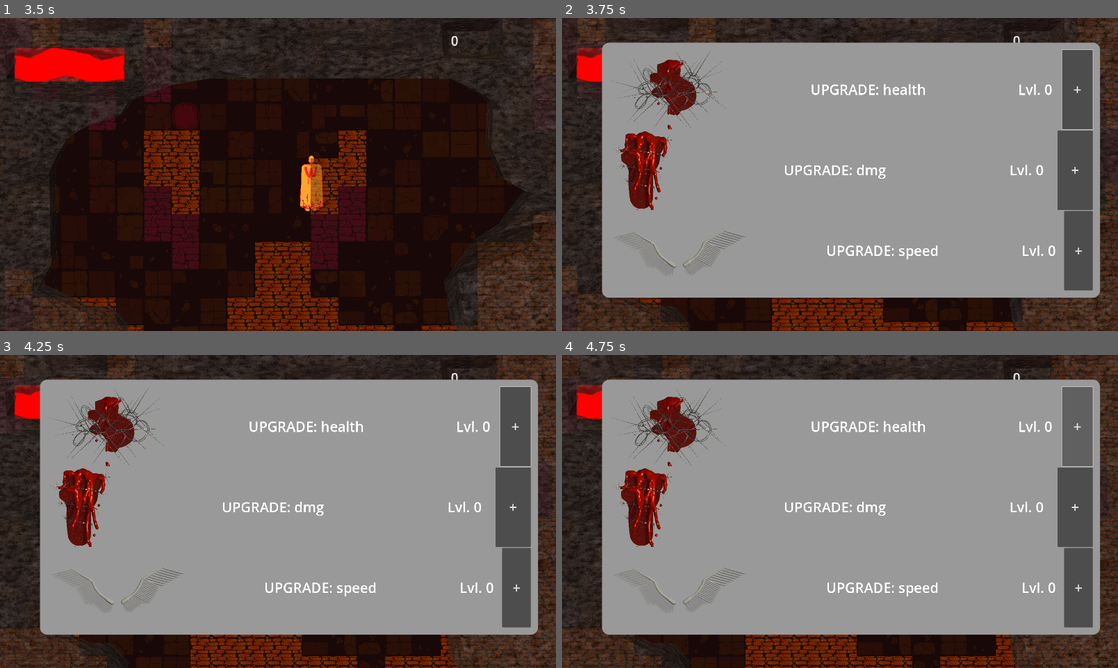
Above: before the commit, frames 1-4 (two rows, left to right).
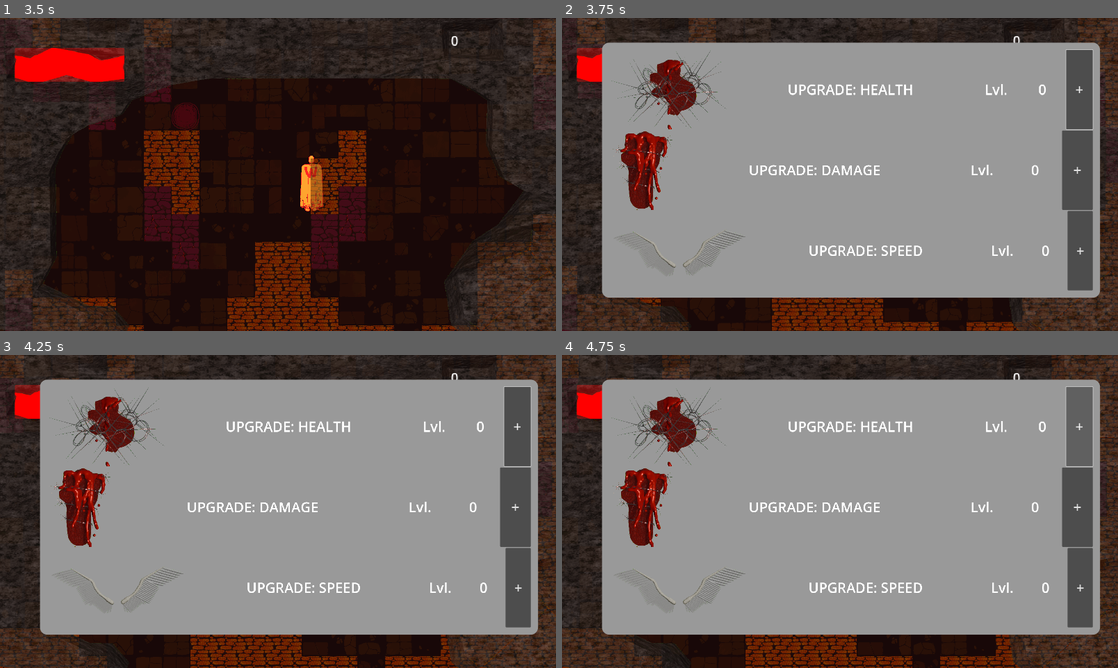
Above: after the commit, the same moments.

Repository: jible/capstone
Game: Godot game, scene res://scenes/testScenes/main_menu.tscn
Two runs of this game, one before a commit and one after it. Both use one fixed random seed, a clock stepped at 60 frames per second and the inputs below. The engine's default icon, where the game draws it, is replaced by a stand-in: a white triangle on a blue panel in a dark square.
Inputs (mouse positions are in pixels of both pictures, inside the frame that each line leads up to):
- Up to frame 1 (3.5 s): click (278, 252) at 0.5 s; move the mouse to (400, 158) at 1.27 s; hold Right (right) 1.28-2.03 s; hold Space (attack) 1.28-2.03 s; move the mouse to (166, 190) at 2.02 s; hold Down (down) 2.03-2.78 s; tap Space (attack) at 2.1 s; move the mouse to (333, 105) at 2.77 s; hold Right (right) from 2.78 s (still down); hold Space (attack) from 2.78 s (still down)
- Up to frame 2 (3.75 s): move the mouse to (812, 237) at 3.52 s; release Right (right) at 3.53 s; release Space (attack) at 3.53 s; hold Tab (OpenUpgrades) from 3.53 s (still down); tap Space (attack) at 3.6 s
- Up to frame 3 (4.25 s): keep holding Tab (OpenUpgrades)
- Up to frame 4 (4.75 s): release Tab (OpenUpgrades) at 4.25 s; click "+" at 4.25 s

Frame 1 is identical in both runs. In frame 2, 2.3% of the frame differs, in the area x 33-94%, y 10-88%; in frame 3, 2.3%; in frame 4, 2.3%.

Commit message:
sort of refactor to enums

Diff:
--- a/scenes/prefabs/ui_elements/stat_upgrade.tscn
+++ b/scenes/prefabs/ui_elements/stat_upgrade.tscn
@@ -19,12 +19,21 @@
 horizontal_alignment = 1
 vertical_alignment = 1
 
+[node name="LevelText" type="Label" parent="."]
+layout_mode = 2
+size_flags_horizontal = 3
+size_flags_stretch_ratio = 3.69
+theme_override_font_sizes/font_size = 48
+text = "Lvl.
+"
+horizontal_alignment = 1
+
 [node name="UpgradeLevelLabel" type="Label" parent="."]
 layout_mode = 2
 size_flags_horizontal = 3
 size_flags_stretch_ratio = 3.69
 theme_override_font_sizes/font_size = 48
-text = "Lvl. 0"
+text = "0"
 horizontal_alignment = 1
 
 [node name="Button" type="Button" parent="."]
--- a/scenes/prefabs/ui_elements/stat_upgrade_ui.tscn
+++ b/scenes/prefabs/ui_elements/stat_upgrade_ui.tscn
@@ -55,17 +55,19 @@
 
 [node name="StatUpgrade" parent="MarginContainer/Panel/MarginContainer/VBoxContainer" instance=ExtResource("1_ekqrg")]
 layout_mode = 2
-stat_name = "health"
+stat_text = "HEALTH"
 upgrade_icon = ExtResource("3_klydc")
 
 [node name="StatUpgrade2" parent="MarginContainer/Panel/MarginContainer/VBoxContainer" instance=ExtResource("1_ekqrg")]
 layout_mode = 2
-stat_name = "dmg"
+stat_text = "DAMAGE"
+stat = 2
 upgrade_icon = ExtResource("4_0piuq")
 
 [node name="StatUpgrade3" parent="MarginContainer/Panel/MarginContainer/VBoxContainer" instance=ExtResource("1_ekqrg")]
 layout_mode = 2
-stat_name = "speed"
+stat_text = "SPEED"
+stat = 1
 upgrade_icon = ExtResource("5_wylq6")
 
 [node name="AudioStreamPlayer" type="AudioStreamPlayer" parent="."]
--- a/scripts/characters/health_manager.gd
+++ b/scripts/characters/health_manager.gd
@@ -20,4 +20,4 @@
 
 func increase_max_health(increase):
 	max_health = starting_health + increase
-	health = min(max_health, health + UpgradeManager.get_stat_growth(UpgradeManager.HEALTH))
+	health = min(max_health, health + UpgradeManager.get_stat_growth(UpgradeManager.STATS.HP))
--- a/scripts/characters/player/player.gd
+++ b/scripts/characters/player/player.gd
@@ -32,17 +32,14 @@
 	SignalBus.update_HUD.emit()
 
 func update_health():
-	print("health")
-	health_manager.increase_max_health(UpgradeManager.get_stat(UpgradeManager.HEALTH))
+	health_manager.increase_max_health(UpgradeManager.get_stat(UpgradeManager.STATS.HP))
 
 func update_speed():
-	print("speed")
-	mobility_manager.increase_max_speed_mult(UpgradeManager.get_stat(UpgradeManager.SPEED))
-	mobility_manager.increase_max_accel_mult(UpgradeManager.get_stat(UpgradeManager.SPEED))
+	mobility_manager.increase_max_speed_mult(UpgradeManager.get_stat(UpgradeManager.STATS.SPD))
+	mobility_manager.increase_max_accel_mult(UpgradeManager.get_stat(UpgradeManager.STATS.SPD))
 
 func update_dmg():
-	print("dmg")
-	hitbox.increase_damage(UpgradeManager.get_stat(UpgradeManager.DMG))
+	hitbox.increase_damage(UpgradeManager.get_stat(UpgradeManager.STATS.DMG))
 
 
 func _on_wall_collision_area_body_entered(body):
--- a/scripts/for_scenes/stat_upgrade.gd
+++ b/scripts/for_scenes/stat_upgrade.gd
@@ -1,6 +1,7 @@
 extends HBoxContainer
 
-@export var stat_name: String
+@export var stat_text: String
+@export var stat: UpgradeManager.STATS
 @export var upgrade_icon : CompressedTexture2D
 @onready var upgrade_level_label = $"UpgradeLevelLabel"
 
@@ -8,13 +9,13 @@
 func _ready() -> void:
 	$TextureRect.texture = upgrade_icon
 	var label: Label = $"StatNameLabel"
-	label.text = "UPGRADE: " + stat_name
+	label.text = "UPGRADE: " + stat_text
 	SignalBus.update_HUD.connect(update_level_label)
 
 #this function runs when the upgrade button is pressed
 func _on_stat_increased() -> void:
-	SignalBus.upgrade_stat_button_pressed.emit(stat_name)
+	SignalBus.upgrade_stat_button_pressed.emit(stat)
 
 #this function runs after UpgradeManager has updated
 func update_level_label():
-	upgrade_level_label.text = "Lvl. %d" %UpgradeManager.get_stat_lvl(stat_name)
+	upgrade_level_label.text = "%d" %UpgradeManager.get_stat_lvl(stat)
--- a/scripts/globals/load_csv.gd
+++ b/scripts/globals/load_csv.gd
@@ -10,7 +10,6 @@
 		printerr("No file found at: ", csv_path)
 		return _csv_dictionary
 
-	#load rest of lines as arr values
 	while not file.eof_reached():
 		var line = file.get_csv_line()
 		for value in line.size():
--- a/scripts/globals/upgrade_manager.gd
+++ b/scripts/globals/upgrade_manager.gd
@@ -1,25 +1,38 @@
 extends Node
 
 # upgradable stats
-const HEALTH: String = "health"
-const DMG: String = "dmg"
-const SPEED: String = "speed"
+#refactor to use enums
+#const HEALTH: String = "health"
+#const DMG: String = "dmg"
+#const SPEED: String = "speed"
 const STAT_SHEET_PATH: String = "res://assets/csvs/Cast Into Flame Stat Sheet - upgrades.csv"
 const MAX_LEVEL: int = 9
 
+enum STATS {
+	HP,
+	SPD,
+	DMG,
+}
+
+var stat_strings: Dictionary = {
+	STATS.HP: "health",
+	STATS.DMG: "dmg",
+	STATS.SPD: "speed",
+}
+
 var stat_lvl: Dictionary = {
-	"health": 0,
-	"dmg": 0,
-	"speed": 0
+	STATS.HP: 0,
+	STATS.DMG: 0,
+	STATS.SPD: 0,
 }
 
 var stat_growth: Dictionary = LoadCsv.load_csv_dictionary(STAT_SHEET_PATH)
 
 #amount to increase upgrades by
 var upgrade_bonus: Dictionary = {
-	"health": 0,
-	"dmg": 0,
-	"speed": 0
+	STATS.HP: 0,
+	STATS.DMG: 0,
+	STATS.SPD: 0,
 }
 var upgrade_cost = 1
 
@@ -31,48 +44,47 @@
 	SignalBus.upgrade_stat_button_pressed.connect(_on_stat_upgraded)
 	SignalBus.player_die.connect(_on_player_died)
 
-func check_can_upgrade(stat: String) -> bool:
+func check_can_upgrade(stat: STATS) -> bool:
 	if (get_upgrade_cost(stat) <= Inventory.check_item(Globals.currency_key)
 		&& get_stat_lvl(stat) < MAX_LEVEL):
 			return true
 	return false
 
-func upgrade_stat(stat: String):
+func upgrade_stat(stat: STATS):
 	stat_lvl[stat] += 1
 	upgrade_bonus[stat] += get_stat_growth(stat)
 
-func get_stat(stat: String):
+func get_stat(stat: STATS):
 	return upgrade_bonus[stat]
 
-func get_stat_lvl(stat: String):
+func get_stat_lvl(stat: STATS):
 	return stat_lvl[stat]
 
-func get_stat_growth(stat: String):
-	return stat_growth[stat][stat_lvl[stat]]
+func get_stat_growth(stat: STATS):
+	return stat_growth[stat_strings[stat]][stat_lvl[stat]]
 
 #TODO convert to use array indices from csv?
-func get_upgrade_cost(stat: String):
+func get_upgrade_cost(stat: STATS):
 	if get_stat_lvl(stat) == 0:
 		return upgrade_cost
 	else:
 		return get_stat_lvl(stat) * upgrade_cost
 
-func remove_currency(stat: String):
+func remove_currency(stat: STATS):
 	Inventory.items[Globals.currency_key] -= get_upgrade_cost(stat)
 	SignalBus.currency_changed.emit()
 
-func _on_stat_upgraded(stat_name: String):
-	if check_can_upgrade(stat_name):
-		remove_currency(stat_name)
-		upgrade_stat(stat_name)
+func _on_stat_upgraded(stat: STATS):
+	if check_can_upgrade(stat):
+		remove_currency(stat)
+		upgrade_stat(stat)
 		SignalBus.upgrade_success.emit()
-		SignalBus.player_stat_upgraded.emit(stat_name)
+		SignalBus.player_stat_upgraded.emit(stat_strings[stat])
 	else:
 		SignalBus.upgrade_fail.emit()
 
 func _on_player_died():
 	reset_upgrades()
-	pass
 
 func reset_upgrades():
 	for key in stat_lvl:
